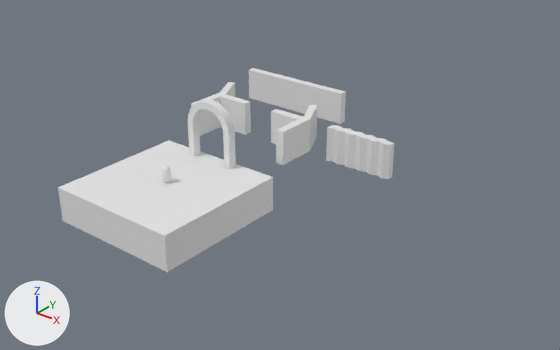
The Blender file Raw/demo.blend as it was, and as the next commit left it.
One viewpoint serves both versions: a camera (50 mm lens) standing at (55.6, -50.3, 36.7) and looking at (8.0, 9.2, -0.2). Arrows for +X, +Y and +Z are at lower left; the lights stay in place.

Names of what the first picture shows: 'demo_doorway_01', 'demo_plane_01', 'demo_test_wall', 'reference'.
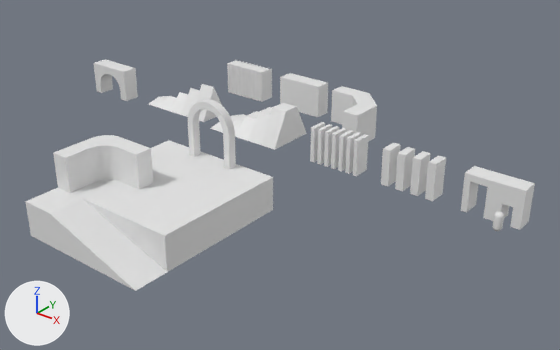
Boxes (x1, y1, x2, y2) around the edits, measured in the pictures (560 x 350 px):
'demo_test_wall', deleted: before (191, 68, 394, 179)
'demo_ramp_01', added: after (25, 188, 167, 291)
'demo_05', added: after (53, 135, 154, 193)
'demo_08', added: after (461, 166, 535, 230)
'demo_07', added: after (381, 143, 446, 201)
'demo_04', added: after (210, 103, 307, 150)
'demo_06', added: after (310, 122, 369, 176)
'demo_02', added: after (331, 86, 377, 142)
'demo_01', added: after (280, 73, 328, 117)
'demo_03', added: after (227, 60, 272, 102)
'demo_10', added: after (94, 59, 138, 101)
'demo_09', added: after (149, 84, 222, 122)
'reference', moved: before (162, 165, 171, 182); after (492, 211, 504, 231)

The change, as a list of edits to the scene's bpy script:
```text
Add me_cube_004_1:
    me_cube_004_1.from_pydata([(3.0, 1.0, 4.0), (3.0, 1.0, 0.0), (3.0, -1.0, 4.0), (3.0, -1.0, 0.0), (-3.0, 1.0, 4.0), (-3.0, 1.0, 0.0), (-3.0, -1.0, 4.0), (-3.0, -1.0, 0.0)], [], [(0, 4, 6, 2), (3, 2, 6, 7), (1, 0, 2, 3), (5, 4, 0, 1), (7, 6, 4, 5)])
    me_cube_004_1.materials.append(mat_checker_dark_psd)  # its picture is missing
Add me_plane_001:
    me_plane_001.from_pydata([(-8.0, -2.0, 4.0), (8.0, -2.0, 0.0), (-8.0, 2.0, 4.0), (8.0, 2.0, 0.0), (-8.0, 2.0, 0.0), (-8.0, -2.0, 0.0), (-4.0, -2.0, 4.0), (-4.0, 2.0, 4.0), (-4.0, -2.0, 0.0), (-4.0, 2.0, 0.0)], [], [(6, 1, 3, 7), (8, 9, 3, 1), (7, 9, 4, 2), (6, 8, 1), (2, 4, 5, 0), (0, 5, 8, 6), (3, 9, 7), (5, 4, 9, 8), (0, 6, 7, 2)])
    me_plane_001.materials.append(mat_checker_dark_psd)  # its picture is missing
Remove ob_demo_test_wall:
    ob_demo_test_wall = bpy.data.objects.new('demo_test_wall', me_cube_004)
Change ob_reference:
    ob_reference.location: (0.0, 0.0, 0.0) -> (32.41, 10.51, 1.0)
Add ob_demo_01:
    ob_demo_01 = bpy.data.objects.new('demo_01', me_cube_004_1)
    ob_demo_01.location = (0.0, 24.0, 1.0)
Add ob_demo_02:
    ob_demo_02 = bpy.data.objects.new('demo_02', me_cube_000)  # 16 vertices, 11 faces; spans x -3.0..4.0, y -6.0..1.0, z 0.0..4.0; in mat_checker_dark_psd (its picture is missing)
    ob_demo_02.location = (8.0, 24.0, 1.0)
Add ob_demo_03:
    ob_demo_03 = bpy.data.objects.new('demo_03', me_cube_001)  # 84 vertices, 62 faces; spans x -3.0..3.0, y -1.15..1.0, z 0.0..4.0; in mat_checker_dark_psd (its picture is missing)
    ob_demo_03.location = (-9.0, 24.0, 1.0)
Add ob_demo_04:
    ob_demo_04 = bpy.data.objects.new('demo_04', me_cube_003)  # 40 vertices, 25 faces; spans x -5.0..5.0, y -3.0..3.0, z 0.0..4.0; in mat_checker_dark_psd (its picture is missing)
    ob_demo_04.location = (0.0, 15.0, 1.0)
Add ob_demo_05:
    ob_demo_05 = bpy.data.objects.new('demo_05', me_cube_006)  # 88 vertices, 65 faces; spans x -2.0..5.0, y -6.0..1.0, z 0.0..4.0; in mat_checker_dark_psd (its picture is missing); modifiers EDGE_SPLIT
    ob_demo_05.location = (-6.0, -2.0, 0.0)
Add ob_demo_06:
    ob_demo_06 = bpy.data.objects.new('demo_06', me_cube_007)  # 56 vertices, 35 faces; spans x -3.0..3.0, y -1.0..1.0, z 0.0..4.0; in mat_checker_dark_psd (its picture is missing)
    ob_demo_06.location = (13.0, 13.0, 1.0)
Add ob_demo_07:
    ob_demo_07 = bpy.data.objects.new('demo_07', me_cube_008)  # 32 vertices, 20 faces; spans x -3.0..3.0, y -1.0..1.0, z 0.0..4.0; in mat_checker_dark_psd (its picture is missing)
    ob_demo_07.location = (22.0, 13.0, 1.0)
Add ob_demo_08:
    ob_demo_08 = bpy.data.objects.new('demo_08', me_cube_009)  # 44 vertices, 36 faces; spans x -3.0..3.0, y -1.0..1.0, z 0.0..4.0; in mat_checker_dark_psd (its picture is missing)
    ob_demo_08.location = (31.0, 13.0, 1.0)
Add ob_demo_09:
    ob_demo_09 = bpy.data.objects.new('demo_09', me_cube_005)  # 22 vertices, 20 faces; spans x -5.0..5.0, y -2.0..2.0, z 0.0..4.0; in mat_checker_dark_psd (its picture is missing)
    ob_demo_09.location = (-12.0, 15.0, 1.0)
Add ob_demo_10:
    ob_demo_10 = bpy.data.objects.new('demo_10', me_cube_010)  # 64 vertices, 32 faces; spans x -3.0..3.0, y -1.0..1.0, z 0.0..4.0; in mat_checker_dark_psd (its picture is missing); modifiers EDGE_SPLIT
    ob_demo_10.location = (-23.0, 13.0, 1.0)
Add ob_demo_ramp_01:
    ob_demo_ramp_01 = bpy.data.objects.new('demo_ramp_01', me_plane_001)
    ob_demo_ramp_01.location = (0.0, -10.0, -4.0)
```
